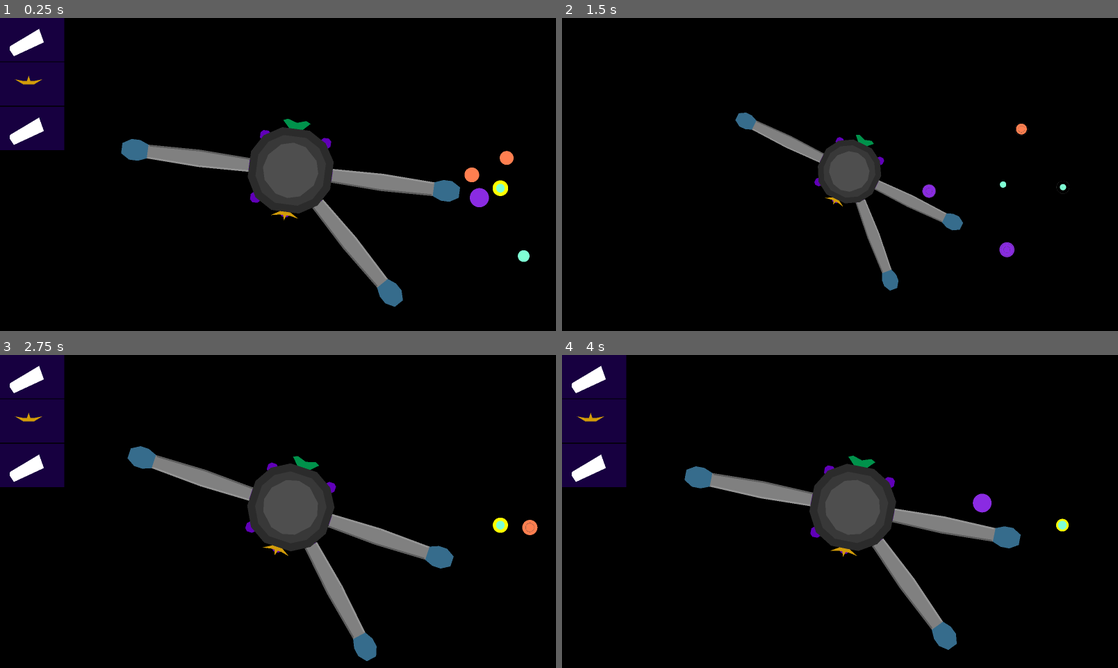
Above: before the commit, frames 1-4 (two rows, left to right).
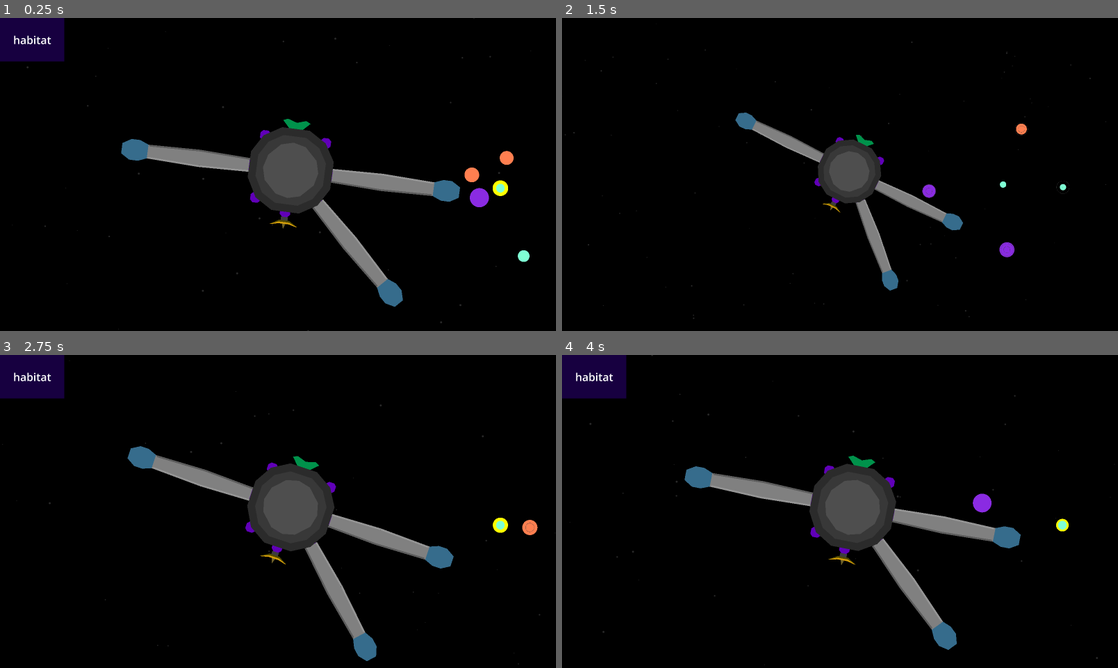
Above: after the commit, the same moments.

Repository: opensourceame/tins-2026
Game: Godot game, scene res://main.tscn
Same seed, same stepped clock (60 frames per second), same inputs: the game is played once before the commit and once after it.
Inputs:
- Up to frame 1 (0.25 s): no input
- Up to frame 2 (1.5 s): tap Enter at 0.5 s; tap R at 0.6 s; tap Z at 1.35 s
- Up to frame 3 (2.75 s): tap R at 2.1 s
- Up to frame 4 (4 s): tap Z at 2.85 s; tap R at 3.6 s

The runs differ from the first frame. In frame 1, 3.7% of the frame differs, in the area x 0-90%, y 0-100%; in frame 2, less than 0.1%; in frame 3, 3.7%; in frame 4, 3.7%.

Commit message:
adding items programattically to item queue

Diff:
--- /dev/null
+++ b/background/stars.gd
@@ -0,0 +1,13 @@
+extends Node2D
+
+const STARS = 100
+
+func _ready():
+    queue_redraw()
+
+func _draw():
+    for i in range(STARS):
+        var pos = Vector2(randi_range(-1000, 3000), randi_range(-500, 2000))
+        var radius = randi_range(1, 4)
+
+        draw_circle(pos, radius, Color.WHITE * 0.4, true, 1, true)
--- a/detector_dish.tscn
+++ b/detector_dish.tscn
@@ -3,14 +3,27 @@
 [ext_resource type="Script" uid="uid://8h3ctadxmqtw" path="res://detector_dish.gd" id="1_jhicy"]
 
 [node name="DetectorDish" type="Node2D" unique_id=1305556712]
+position = Vector2(0, 40)
 script = ExtResource("1_jhicy")
 
 [node name="Polygon2D" type="Polygon2D" parent="." unique_id=1527905824]
 color = Color(0.825992, 0.6134666, 0.03531565, 1)
-polygon = PackedVector2Array(0, 0, -24, 0, -64, -24, -24, -16, -8, -16, 0, -40, 8, -16, 24, -16, 64, -24, 24, 0)
+polygon = PackedVector2Array(0, 0, -24, 0, -64, -24, -56, -24, -24, -16, -8, -16, 0, -16, 8, -16, 24, -16, 56, -24, 64, -24, 24, 0)
 
 [node name="DetectRay" type="RayCast2D" parent="." unique_id=809226370]
 target_position = Vector2(0, -1344)
 collision_mask = 256
 collide_with_areas = true
 collide_with_bodies = false
+
+[node name="Polygon2D2" type="Polygon2D" parent="." unique_id=1233696638]
+color = Color(0.32116407, 0.2870709, 0, 1)
+polygon = PackedVector2Array(-64, -24, -24, -8, 24, -8, 64, -24, 24, 0, -24, 0)
+
+[node name="Polygon2D3" type="Polygon2D" parent="." unique_id=1678889782]
+color = Color(0.44258618, 0.38550237, 0.16442609, 1)
+polygon = PackedVector2Array(-8, -16, 0, -40, 8, -16)
+
+[node name="Polygon2D4" type="Polygon2D" parent="." unique_id=625897850]
+color = Color(0.24115604, 0.24115604, 0.24115604, 1)
+polygon = PackedVector2Array(-16, 16, -16, 0, 16, 0, 16, 16)
--- a/hud.tscn
+++ b/hud.tscn
@@ -1,8 +1,6 @@
 [gd_scene format=3 uid="uid://dvewtmm6d837k"]
 
 [ext_resource type="Script" uid="uid://dd1hcajcvlc0a" path="res://hud/item_queue.gd" id="1_8sq4i"]
-[ext_resource type="PackedScene" uid="uid://dhj14hsfg1qgl" path="res://detector_dish.tscn" id="1_37p78"]
-[ext_resource type="PackedScene" uid="uid://cvdw12drwoc02" path="res://hud/place_item.tscn" id="1_64ctp"]
 [ext_resource type="Script" uid="uid://ckjkairqnp32d" path="res://hud/hud.gd" id="1_640wx"]
 
 [node name="HUD" type="CanvasLayer" unique_id=1601605167]
@@ -26,23 +24,3 @@
 grow_vertical = 2
 size_flags_horizontal = 3
 size_flags_vertical = 3
-
-[node name="PlaceItem" parent="ItemQueue/VBoxContainer" unique_id=75211346 instance=ExtResource("1_64ctp")]
-layout_mode = 2
-
-[node name="Polygon2D" type="Polygon2D" parent="ItemQueue/VBoxContainer/PlaceItem" unique_id=1803385402]
-position = Vector2(12, 28)
-polygon = PackedVector2Array(34, 102, 168, 22, 190, 84, 52, 148, 32, 118)
-
-[node name="PlaceItem4" parent="ItemQueue/VBoxContainer" unique_id=645623417 instance=ExtResource("1_64ctp")]
-layout_mode = 2
-
-[node name="DetectorDish" parent="ItemQueue/VBoxContainer/PlaceItem4" unique_id=1305556712 instance=ExtResource("1_37p78")]
-position = Vector2(132, 102)
-
-[node name="PlaceItem5" parent="ItemQueue/VBoxContainer" unique_id=1201600971 instance=ExtResource("1_64ctp")]
-layout_mode = 2
-
-[node name="Polygon2D" type="Polygon2D" parent="ItemQueue/VBoxContainer/PlaceItem5" unique_id=101775311]
-position = Vector2(12, 28)
-polygon = PackedVector2Array(34, 102, 168, 22, 190, 84, 52, 148, 32, 118)
--- a/hud/item_queue.gd
+++ b/hud/item_queue.gd
@@ -1,5 +1,7 @@
 class_name ItemQueue
 extends Control
+
+const PLACE_ITEM = preload("res://hud/place_item.tscn")
 
 var items = []
 
@@ -7,6 +9,8 @@
     pass
 
 func add_item(type):
-    var item = Spawner.call(type)
+    var item = PLACE_ITEM.instantiate()
     $VBoxContainer.add_child(item)
     items.append(item)
+    item.label.text = type
+    item.type = type
--- /dev/null
+++ b/hud/place_item.gd
@@ -0,0 +1,6 @@
+class_name PlaceItem
+extends Control
+
+var type
+
+@onready var label: Label = $Label
--- a/hud/place_item.tscn
+++ b/hud/place_item.tscn
@@ -1,4 +1,6 @@
 [gd_scene format=3 uid="uid://cvdw12drwoc02"]
+
+[ext_resource type="Script" uid="uid://2k2cklvle2y3" path="res://hud/place_item.gd" id="1_oha4e"]
 
 [node name="PlaceItem" type="Control" unique_id=1258421632]
 custom_minimum_size = Vector2(200, 200)
@@ -6,6 +8,7 @@
 anchors_preset = 0
 offset_right = 200.0
 offset_bottom = 200.0
+script = ExtResource("1_oha4e")
 
 [node name="ColorRect" type="ColorRect" parent="." unique_id=675083117]
 layout_mode = 1
@@ -15,3 +18,19 @@
 grow_horizontal = 2
 grow_vertical = 2
 color = Color(0.08974079, 0.000106393025, 0.25213423, 1)
+
+[node name="Label" type="Label" parent="." unique_id=375477753]
+layout_mode = 1
+anchors_preset = 8
+anchor_left = 0.5
+anchor_top = 0.5
+anchor_right = 0.5
+anchor_bottom = 0.5
+offset_left = -20.0
+offset_top = -11.5
+offset_right = 20.0
+offset_bottom = 11.5
+grow_horizontal = 2
+grow_vertical = 2
+theme_override_font_sizes/font_size = 50
+text = "ITEM"
--- a/main.tscn
+++ b/main.tscn
@@ -2,13 +2,19 @@
 
 [ext_resource type="Script" uid="uid://bs2qeucwtife5" path="res://main.gd" id="1_ig7tw"]
 [ext_resource type="PackedScene" uid="uid://byvivccrtt82l" path="res://spica.tscn" id="2_0xm2m"]
+[ext_resource type="Script" uid="uid://7j8ubc0m33mt" path="res://background/stars.gd" id="2_lquwl"]
 [ext_resource type="PackedScene" uid="uid://dvewtmm6d837k" path="res://hud.tscn" id="4_1bvp3"]
 [ext_resource type="PackedScene" uid="uid://sckxa40vknyj" path="res://solar_system.tscn" id="4_lquwl"]
 
 [node name="ROOT" type="Node2D" unique_id=2062991433]
 script = ExtResource("1_ig7tw")
 
+[node name="Background" type="CanvasLayer" parent="." unique_id=2092498231]
+
 [node name="World" type="CanvasLayer" parent="." unique_id=1006583992]
+
+[node name="Stars" type="Node2D" parent="World" unique_id=2002691229]
+script = ExtResource("2_lquwl")
 
 [node name="Spica" parent="World" unique_id=841173338 instance=ExtResource("2_0xm2m")]
 position = Vector2(1338, 701)
--- a/spica.gd
+++ b/spica.gd
@@ -32,6 +32,9 @@
     return c
 
 func _on_intelligence_detected(planet):
+    if planet.has_moon_trap:
+        return
+
     for a in anchors:
         for child in a.get_children():
             if child is TrapLauncher:
Not shown, added: background/stars.gd.uid
Not shown, added: hud/place_item.gd.uid
